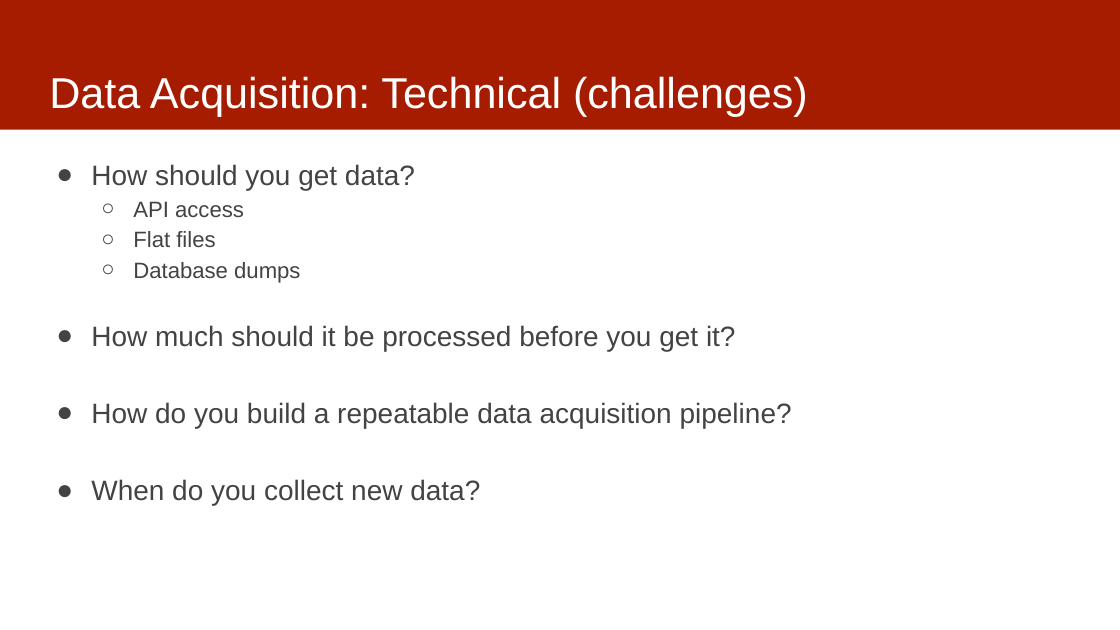
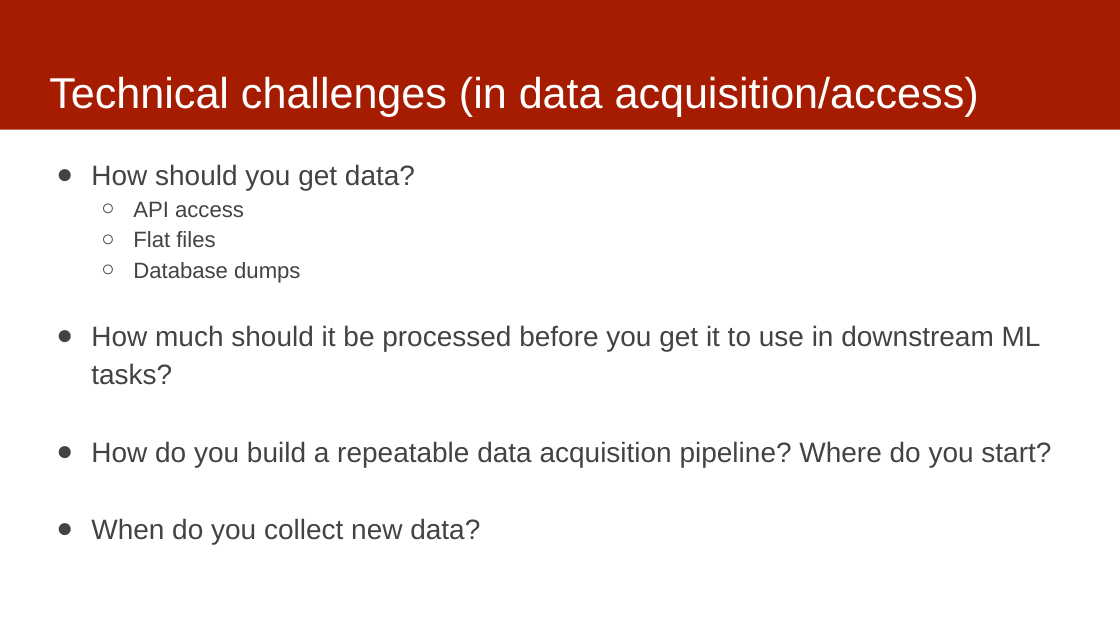
Before and after one commit to dssg/mlforpublicpolicylab, a slide deck: slide 14 of Lectures/04-data.pptx (slide 5 before the commit). Drawn at 1120x630 pixels with LibreOffice and Linux fonts; fonts in the diff are those of the drawing. Boxes give left, top, right and bottom in pixels: in the first picture for what was removed or moved away, otherwise in the second. Text is boxed around its words. In the diff, an @@ line names an element or a change of style, - is before the commit and + after.

Commit message:
updated

```diff
--- a/Lectures/04-data.pptx
+++ b/Lectures/04-data.pptx
@@ title at <box>49,76,979,117</box>: text changed @@
-Data Acquisition: Technical (challenges)
+Technical challenges (in data acquisition/access)
@@ text at <box>91,325,1051,467</box>: text changed @@
-● How much should it be processed before you get it?
-● How do you build a repeatable data acquisition pipeline?
+● How much should it be processed before you get it to use in downstream ML tasks?
+● How do you build a repeatable data acquisition pipeline? Where do you start?
```
Also in this commit, not shown: 1 other slide changed, 12 slides added.
